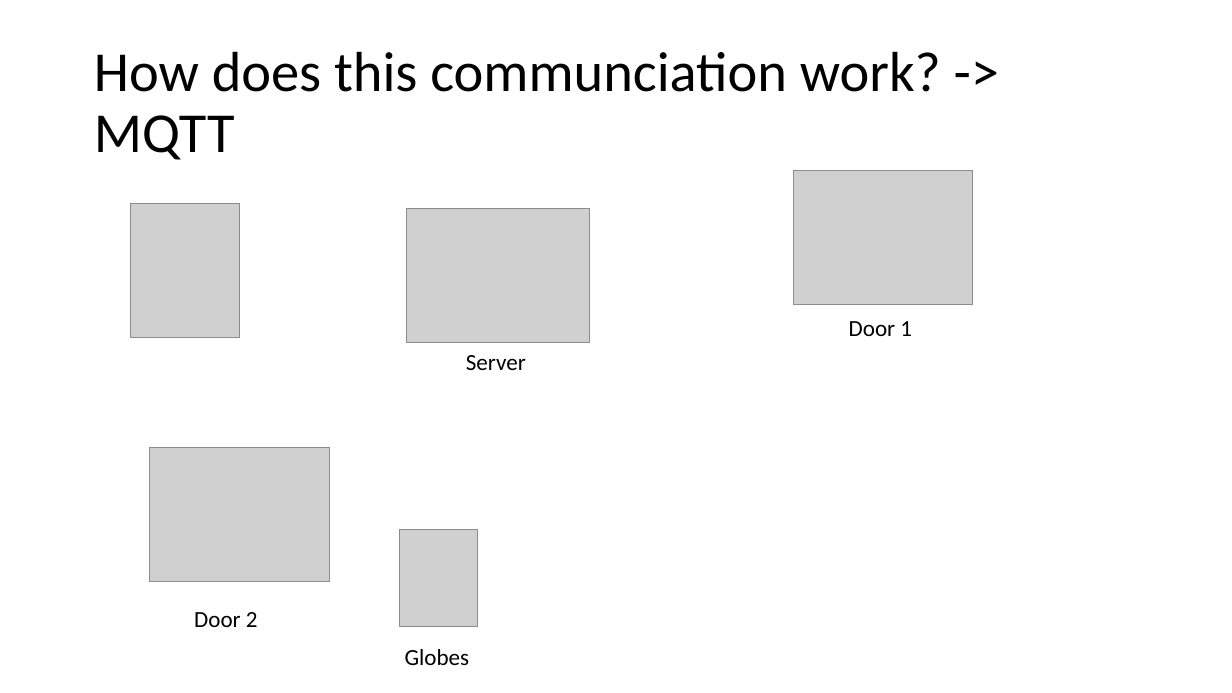
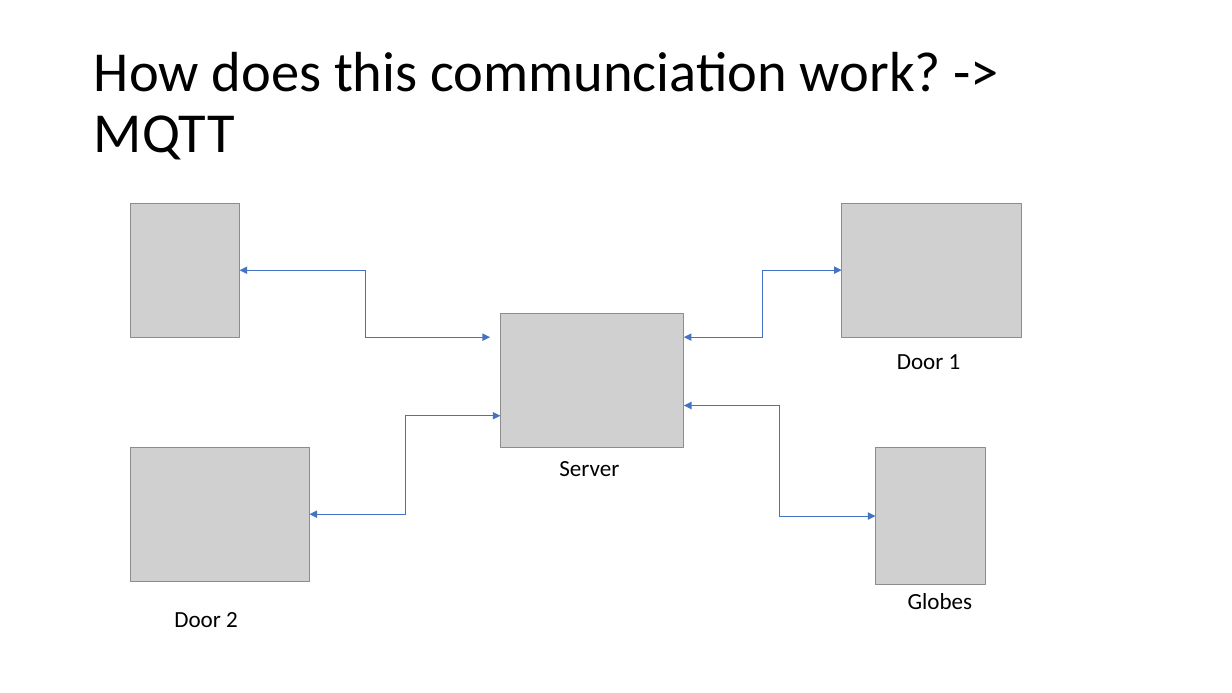
Before and after one commit to ubilab-escape/first-door, a slide deck: slide 4 of Präsentation.pptx. Drawn at 1232x693 pixels with LibreOffice and Linux fonts; fonts in the diff are those of the drawing; grey boxes stand for pictures. Boxes give left, top, right and bottom in pixels: in the first picture for what was removed or moved away, otherwise in the second. Text is boxed around its words. In the diff, an @@ line names an element or a change of style, - is before the commit and + after.

Commit message:
added slides for plasma globe stuff

```diff
--- a/Präsentation.pptx
+++ b/Präsentation.pptx
@@ picture: place and size @@
-picture at [794,171,973,305]
+picture at [842,203,1021,337]
@@ elbow double arrow added from (490, 337) to (239, 270), #4472C4 0.5 pt @@
@@ elbow double arrow added from (684, 337) to (842, 270), #4472C4 0.5 pt @@
@@ picture: place and size @@
-picture at [407,209,591,343]
+picture at [501,313,685,447]
@@ text "Door 1": place and size @@
-text "Door 1" at [849,321,912,336]
+text "Door 1" at [897,354,961,369]
@@ elbow double arrow added from (310, 514) to (501, 416), #4472C4 0.5 pt @@
@@ elbow double arrow added from (875, 516) to (684, 406), #4472C4 0.5 pt @@
@@ picture: place and size @@
-picture at [150,447,329,581]
+picture at [130,447,310,581]
@@ text "Server": place and size @@
-text "Server" at [466,355,526,370]
+text "Server" at [559,461,619,476]
@@ picture: place and size @@
-picture at [400,530,478,627]
+picture at [875,447,985,585]
@@ text "Globes": place and size @@
-text "Globes" at [405,649,470,665]
+text "Globes" at [908,593,973,609]
@@ text "Door 2": place and size @@
-text "Door 2" at [194,612,258,627]
+text "Door 2" at [174,612,238,627]
```
Also in this commit, not shown: 1 other slide changed, 1 slide added.
